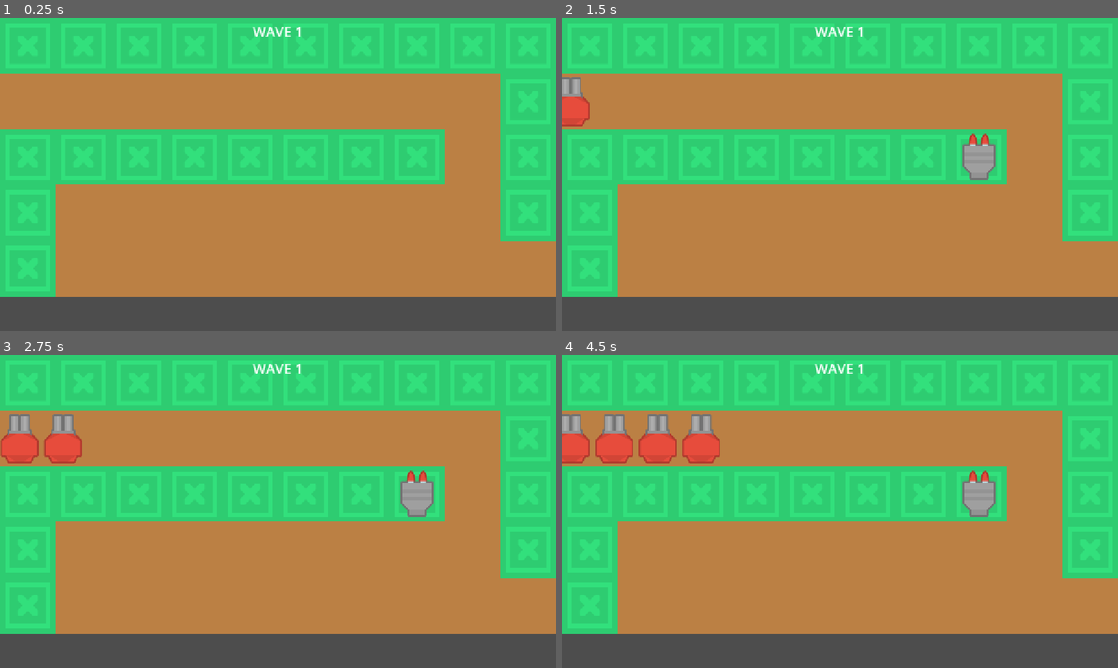
Above: before the commit, frames 1-4 (two rows, left to right).
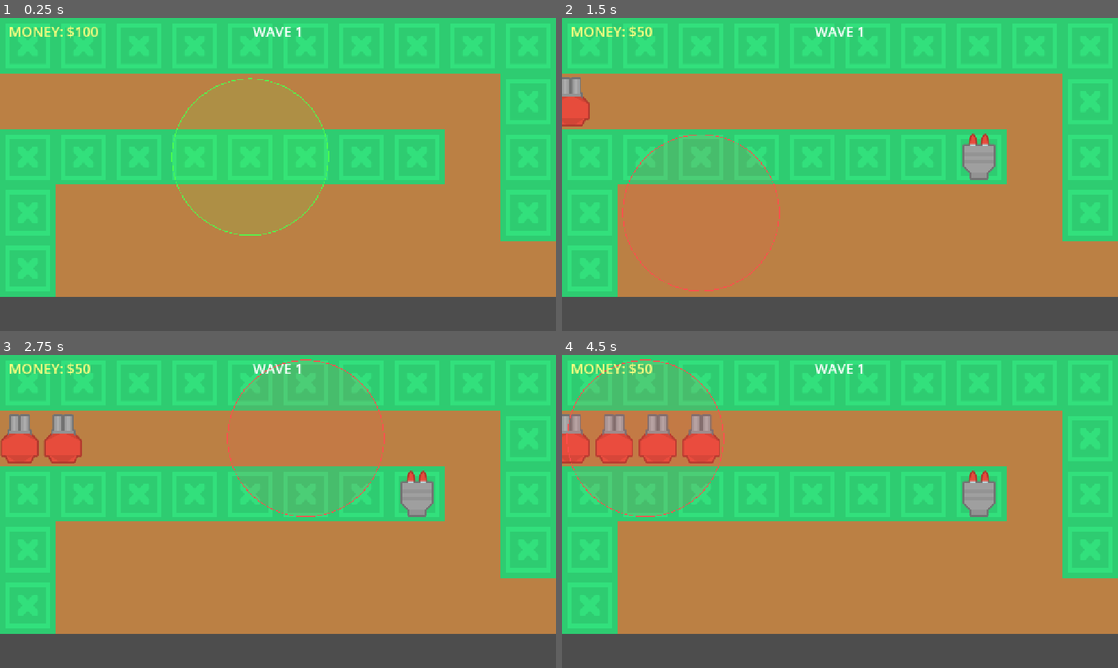
Above: after the commit, the same moments.

Repository: MarioMunPeq/primer-tower-defense
Game: Godot game, scene res://scenes/main.tscn
Two runs of this game, one before a commit and one after it. Both use one fixed random seed, a clock stepped at 60 frames per second and the inputs below.
Inputs (mouse positions are in pixels of both pictures, inside the frame that each line leads up to):
- Up to frame 1 (0.25 s): no input
- Up to frame 2 (1.5 s): tap Enter at 0.5 s; move the mouse to (962, 158) at 0.52 s; click (962, 158) at 0.67 s; move the mouse to (728, 190) at 1.27 s; click (728, 190) at 1.42 s
- Up to frame 3 (2.75 s): move the mouse to (333, 442) at 2.02 s; click (333, 442) at 2.17 s
- Up to frame 4 (4.5 s): move the mouse to (812, 574) at 2.77 s; click (812, 574) at 2.92 s; move the mouse to (1006, 558) at 3.52 s; click (1006, 558) at 3.67 s; move the mouse to (673, 464) at 4.27 s; click (673, 464) at 4.42 s

The runs differ from the first frame. In frame 1, 0.5% of the frame differs, in the area x 1-60%, y 2-70%; in frame 2, 3.5%; in frame 3, 6.5%, in the area x 1-70%, y 1-52%; in frame 4, 6.4%.

Commit message:
feat: add tower range visualization

Diff:
--- a/scenes/enemies/basic_enemy.tscn
+++ b/scenes/enemies/basic_enemy.tscn
@@ -9,7 +9,8 @@
 [node name="BasicEnemy" type="Node2D"]
 script = ExtResource("2_script")
 script/speed = 100.0
-script/health = 10
+script/health = 4
+script/reward = 10
 
 [node name="Sprite" type="Sprite2D" parent="."]
 texture = ExtResource("1_sprite")
--- a/scenes/main.tscn
+++ b/scenes/main.tscn
@@ -1,7 +1,8 @@
-[gd_scene load_steps=3 format=3 uid="uid://d25s0dg06vagc"]
+[gd_scene load_steps=4 format=3 uid="uid://d25s0dg06vagc"]
 
 [ext_resource type="Script" path="res://scripts/main.gd" id="1_main"]
 [ext_resource type="Script" path="res://scripts/waves/wave_spawner.gd" id="2_spawner"]
+[ext_resource type="Script" path="res://scripts/ui/range_preview.gd" id="3_preview"]
 
 [node name="Main" type="Node2D"]
 script = ExtResource("1_main")
@@ -17,6 +18,9 @@
 [node name="WaveSpawner" type="Node2D" parent="."]
 script = ExtResource("2_spawner")
 
+[node name="RangePreview" type="Node2D" parent="."]
+script = ExtResource("3_preview")
+
 [node name="UI" type="CanvasLayer" parent="."]
 
 [node name="WaveLabel" type="Label" parent="UI"]
@@ -28,3 +32,12 @@
 theme_override_font_sizes/font_size = 32
 horizontal_alignment = 1
 text = ""
+
+[node name="MoneyLabel" type="Label" parent="UI"]
+offset_left = 20.0
+offset_top = 8.0
+offset_right = 400.0
+offset_bottom = 48.0
+theme_override_colors/font_color = Color(1, 1, 0.5, 1)
+theme_override_font_sizes/font_size = 32
+text = ""
--- a/scripts/enemies/basic_enemy.gd
+++ b/scripts/enemies/basic_enemy.gd
@@ -5,8 +5,13 @@
 ## curve, which moves this node along the path. It has health and can be
 ## damaged by towers.
 
+signal died(reward_amount: int)
+
 @export var speed: float = 100.0
-@export var health: int = 10
+# HP is low enough that the starting two towers (100$ / 50$ each) can kill
+# enemies, so the money loop is playable from the start.
+@export var health: int = 4
+@export var reward: int = 10
 
 func _ready() -> void:
 	print("BasicEnemy spawned at ", global_position)
@@ -22,16 +27,17 @@
 		_reach_end()
 
 ## Applies damage to the enemy. When health reaches zero the enemy dies and
-## frees its PathFollow2D (and this node as its child).
+## emits the `died` signal (for reward), then frees its PathFollow2D.
 func take_damage(amount: int) -> void:
+	if health <= 0:
+		return
 	health -= amount
 	if health <= 0:
 		_die()
 
 func _die() -> void:
-	if not is_instance_valid(get_parent()):
-		return
-	if get_parent() is PathFollow2D:
+	died.emit(reward)
+	if is_instance_valid(get_parent()) and get_parent() is PathFollow2D:
 		get_parent().queue_free()
 	else:
 		queue_free()
--- a/scripts/main.gd
+++ b/scripts/main.gd
@@ -9,10 +9,22 @@
 
 const BASIC_TOWER := preload("res://scenes/towers/basic_tower.tscn")
 
-const TOWER_RANGE := 180.0
+const TOWER_COST := 50
 
 var _towers := {}
 var _hover_tile := Vector2i(-1, -1)
+var _money: int = 100
+var _selected_tower: Node2D = null
+var _tower_range: float = -1.0
+
+## Reads the real attack range from the BasicTower scene, cached once so the
+## preview drawn around the cursor always matches actual tower range.
+func _get_tower_range() -> float:
+	if _tower_range < 0.0:
+		var dummy := BASIC_TOWER.instantiate()
+		_tower_range = dummy.range
+		dummy.free()
+	return _tower_range
 
 func _ready():
 	_setup_tilemap()
@@ -24,7 +36,9 @@
 	add_child(towers)
 
 	$WaveSpawner.wave_started.connect(_on_wave_started)
+	$WaveSpawner.enemy_rewarded.connect(_on_enemy_rewarded)
 	$WaveSpawner.setup($EnemyPath)
+	_update_money_ui()
 
 func _setup_tilemap():
 	var ts := TileSet.new()
@@ -91,16 +105,30 @@
 func _on_wave_started(current_wave: int) -> void:
 	$UI/WaveLabel.text = "WAVE %d" % current_wave
 
-## Updates the hovered tile (for placement feedback) and redraws when it changes.
+func _on_enemy_rewarded(amount: int) -> void:
+	_money += amount
+	_update_money_ui()
+
+func _update_money_ui() -> void:
+	$UI/MoneyLabel.text = "MONEY: $%d" % _money
+
+## Updates the hovered tile (for placement feedback) and the range preview.
 func _process(_delta: float) -> void:
 	var tile := _mouse_to_tile(get_global_mouse_position())
 	if tile != _hover_tile:
 		_hover_tile = tile
 		queue_redraw()
+	_update_range_preview()
 
 func _unhandled_input(event: InputEvent) -> void:
 	if event is InputEventMouseButton and event.button_index == MOUSE_BUTTON_LEFT and event.pressed:
-		_try_place_tower(get_global_mouse_position())
+		var world_pos := get_global_mouse_position()
+		var tile := _mouse_to_tile(world_pos)
+		if _towers.has(tile):
+			_select_tower(_towers[tile])
+		else:
+			_selected_tower = null
+			_try_place_tower(world_pos)
 
 ## Converts a world position to tilemap coordinates. Returns (-1,-1) off-map.
 func _mouse_to_tile(world_pos: Vector2) -> Vector2i:
@@ -121,27 +149,63 @@
 	var tile := _mouse_to_tile(world_pos)
 	if not _can_place(tile):
 		return
+	if _money < TOWER_COST:
+		return
 
 	var tower := BASIC_TOWER.instantiate()
 	tower.position = _tile_center(tile)
 	$Towers.add_child(tower)
 	_towers[tile] = tower
+	_money -= TOWER_COST
+	_update_money_ui()
 	queue_redraw()
 
 func _tile_center(tile: Vector2i) -> Vector2:
 	return Vector2(tile.x * TILE_SIZE + TILE_SIZE / 2.0, tile.y * TILE_SIZE + TILE_SIZE / 2.0)
 
-## Placement feedback: highlights the hovered tile (green if placeable, red if
-## not) and draws a translucent range circle when placing is allowed.
+## Placement feedback: green = valid + can afford, yellow = valid but too poor,
+## red = invalid (road / off-map / occupied). The range circle is drawn by the
+## RangePreview node instead.
 func _draw() -> void:
 	if _hover_tile == Vector2i(-1, -1):
 		return
 
 	var placeable := _can_place(_hover_tile)
+	var affordable := _money >= TOWER_COST
 	var tile_pos := Vector2(_hover_tile.x * TILE_SIZE, _hover_tile.y * TILE_SIZE)
-	var color := Color(0.3, 1.0, 0.3, 0.45) if placeable else Color(1.0, 0.3, 0.3, 0.45)
+	var color: Color
+	if not placeable:
+		color = Color(1.0, 0.3, 0.3, 0.45)
+	elif not affordable:
+		color = Color(1.0, 0.8, 0.2, 0.45)
+	else:
+		color = Color(0.3, 1.0, 0.3, 0.45)
 	draw_rect(Rect2(tile_pos, Vector2(TILE_SIZE, TILE_SIZE)), color, true)
 
-	if placeable:
-		var center := tile_pos + Vector2(TILE_SIZE / 2.0, TILE_SIZE / 2.0)
-		draw_circle(center, TOWER_RANGE, Color(1.0, 1.0, 1.0, 0.12))
+## Selects a placed tower. The preview then shows that tower's real range.
+func _select_tower(tower: Node2D) -> void:
+	_selected_tower = tower
+
+## Chooses what the RangePreview should draw: the selected tower's range, or the
+## placement preview that follows the cursor.
+func _update_range_preview() -> void:
+	if is_instance_valid(_selected_tower):
+		var tower: Node2D = _selected_tower
+		$RangePreview.show_range(tower.position, tower.range, Color(0.4, 0.9, 1.0))
+		return
+
+	var tile := _hover_tile
+	if tile == Vector2i(-1, -1):
+		$RangePreview.hide_range()
+		return
+
+	var valid := _can_place(tile)
+	var affordable := _money >= TOWER_COST
+	var color: Color
+	if not valid:
+		color = Color(1.0, 0.3, 0.3, 0.9)
+	elif not affordable:
+		color = Color(1.0, 0.8, 0.2, 0.9)
+	else:
+		color = Color(0.3, 1.0, 0.3, 0.9)
+	$RangePreview.show_range(_tile_center(tile), _get_tower_range(), color)
--- a/scripts/towers/basic_tower.gd
+++ b/scripts/towers/basic_tower.gd
@@ -5,6 +5,7 @@
 @export var range: float = 180.0
 @export var damage: int = 1
 @export var attack_cooldown: float = 0.8
+@export var cost: int = 50
 
 const BASIC_PROJECTILE := preload("res://scenes/projectiles/basic_projectile.tscn")
 
--- /dev/null
+++ b/scripts/ui/range_preview.gd
@@ -0,0 +1,27 @@
+extends Node2D
+## Draws a single translucent range circle that can follow the cursor (preview)
+## or mark a placed tower's range. One persistent node redrawn on demand, so no
+## nodes are created per frame. The radius comes from the caller (the real
+## BasicTower.range value) so it always matches the actual attack range.
+
+var _center := Vector2(INF, INF)
+var _radius := 0.0
+var _color := Color.WHITE
+
+## Activates the circle. radius must be the real tower range in world px.
+func show_range(center: Vector2, radius: float, color: Color) -> void:
+	_center = center
+	_radius = radius
+	_color = color
+	queue_redraw()
+
+func hide_range() -> void:
+	_center = Vector2(INF, INF)
+	queue_redraw()
+
+func _draw() -> void:
+	if _center == Vector2(INF, INF) or _radius <= 0.0:
+		return
+	var fill := Color(_color.r, _color.g, _color.b, 0.12)
+	draw_circle(_center, _radius, fill)
+	draw_arc(_center, _radius, 0.0, TAU, 96, _color, 2.0)
--- a/scripts/waves/wave_spawner.gd
+++ b/scripts/waves/wave_spawner.gd
@@ -3,6 +3,7 @@
 ## waits for the wave to clear, then starts the next wave after a short rest.
 
 signal wave_started(current_wave: int)
+signal enemy_rewarded(amount: int)
 
 const BASIC_ENEMY := preload("res://scenes/enemies/basic_enemy.tscn")
 
@@ -78,10 +79,14 @@
 
 	_alive += 1
 	enemy.tree_exited.connect(_on_enemy_gone)
+	enemy.died.connect(_on_enemy_died)
 
 func _on_enemy_gone() -> void:
 	_alive -= 1
 
+func _on_enemy_died(reward_amount: int) -> void:
+	enemy_rewarded.emit(reward_amount)
+
 ## NOTE (future milestone): enemies that reach the end currently just free
 ## themselves in basic_enemy.gd (_reach_end). When base lives are added, hook
 ## detection there instead of relying solely on tree_exited.
Not shown, added: scripts/ui/range_preview.gd.uid
